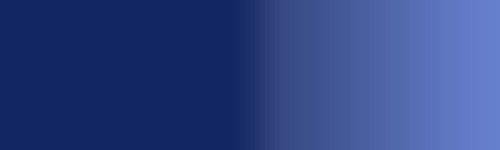
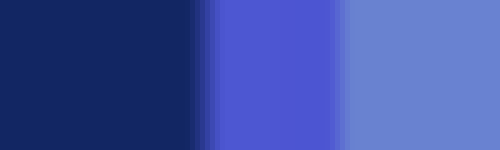
Layers edited between the first and the second 500 x 150 image:
pixels changed over [190, 0, 500, 150] (layer not identified)
